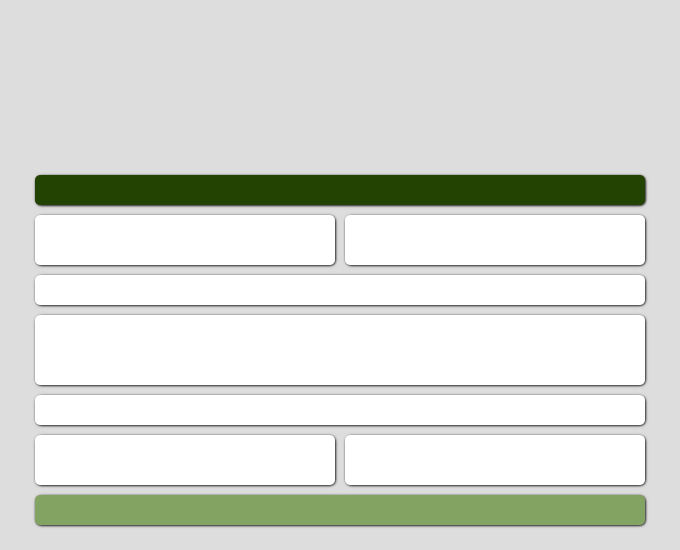
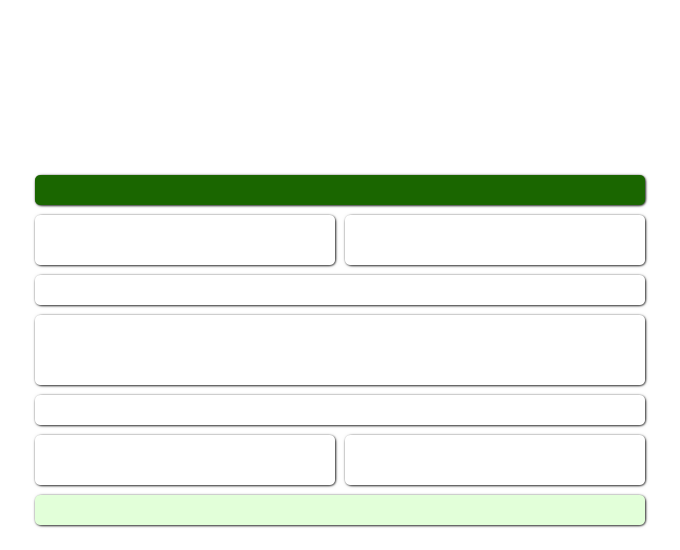
Revision of a layered 680×550 image; what changed, layer by layer:
painted on "navbar" over (35, 175, 645, 205)
painted on "footer" over (35, 495, 645, 525)
painted on "Background" over (0, 0, 680, 550)
